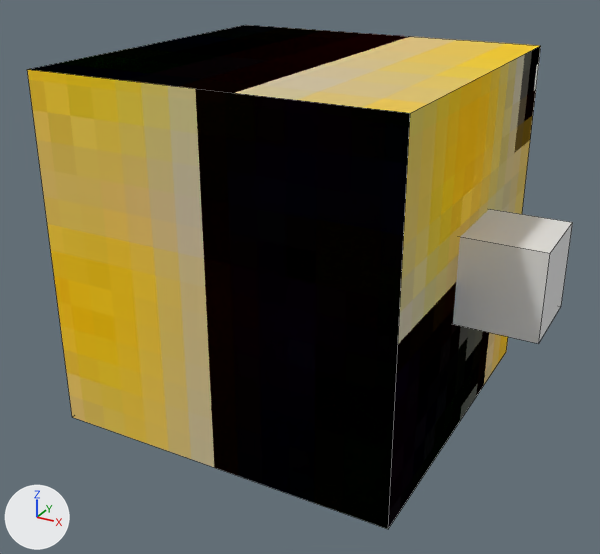
What one commit did to the Blender file src/app/models/enemy.blend.
Camera for both pictures: a 50 mm camera at (1.079, -1.989, 0.852) aimed at (0.013, -0.051, -0.117). The axes (+X, +Y, +Z) are drawn at lower left. The lights are the same throughout. Mesh edges are drawn as thin lines.

Names of what the first picture shows: 'Body', 'Cube'.
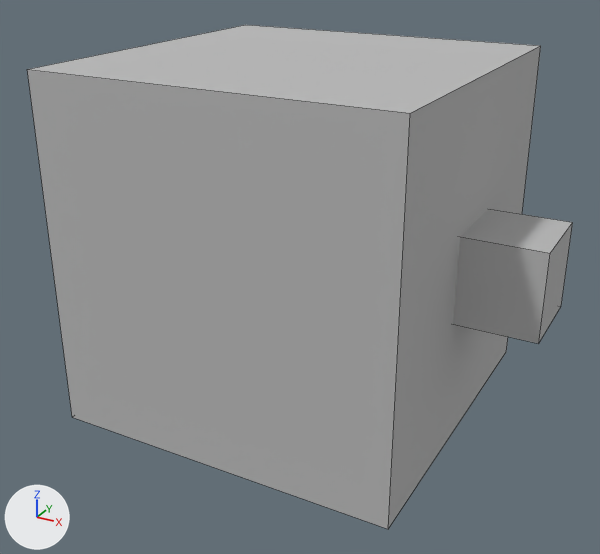
Commit message: enemy model

Pixel boxes [x1, y1, x2, y2] of what changed, in the pictures (600 x 554 px):
'Body', surface changed: [27, 25, 541, 529] in both
'Cube', surface changed, recoloured: [453, 209, 573, 344] in both

The edits, one by one:
In material 'Player Texture' (mat_player_texture), texture is no longer img_player_jpg.
In material 'Player Texture' (mat_player_texture), base_color is now set to (0.5, 0.5, 0.5), grey #bcbcbc.
me_cube_001 has 8 vertices, 6 faces and spans x -1.0..1.0, y -1.0..1.0, z -1.0..1.0.
me_cube_001 is used by ob_body; location (0.0, 0.0, 0.0); scale (0.5, 0.5, 0.5).
me_cube_001 part 1: texture (UV) coordinates of 6 of 6 faces, centred in x -1.0..1.0, y -1.0..1.0, z -1.0..1.0, changed; they spanned u 0.0..1.0, v 0.0..1.02 and now span u 0.0..0.75, v 0.0..1.0.
me_cube has 8 vertices, 6 faces and spans x -1.0..1.0, y -1.0..1.0, z -1.0..1.0.
me_cube no longer uses material mat_material (white #e7e7e7).
me_cube now uses material mat_player_texture (grey #bcbcbc).
